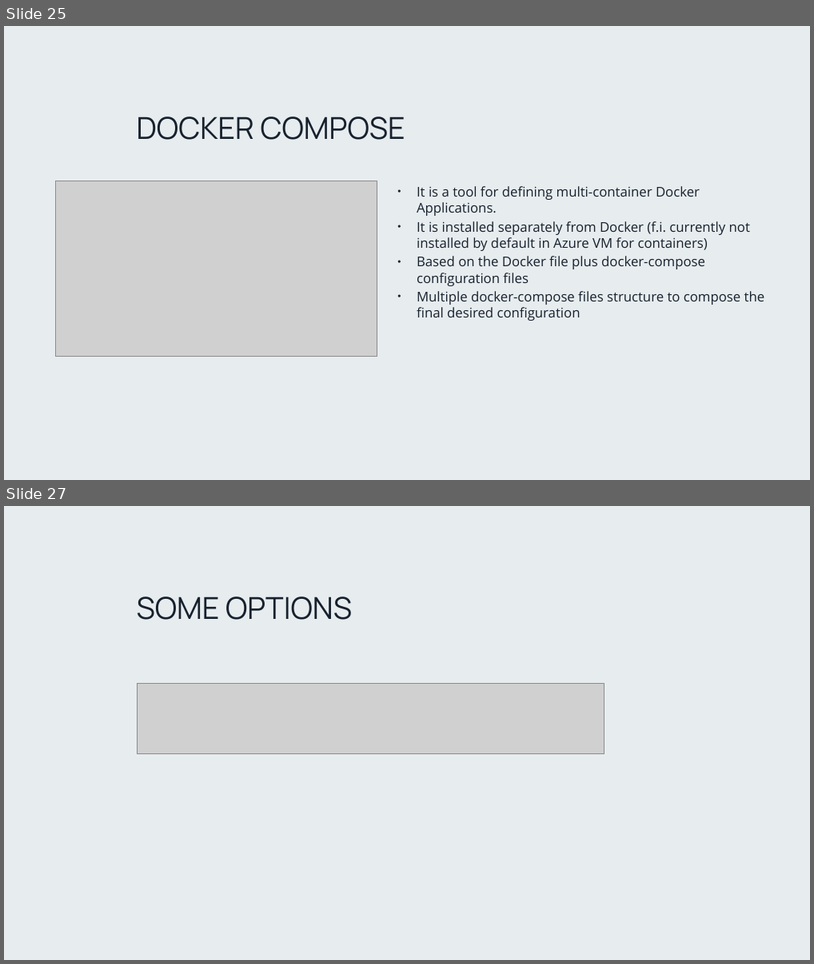
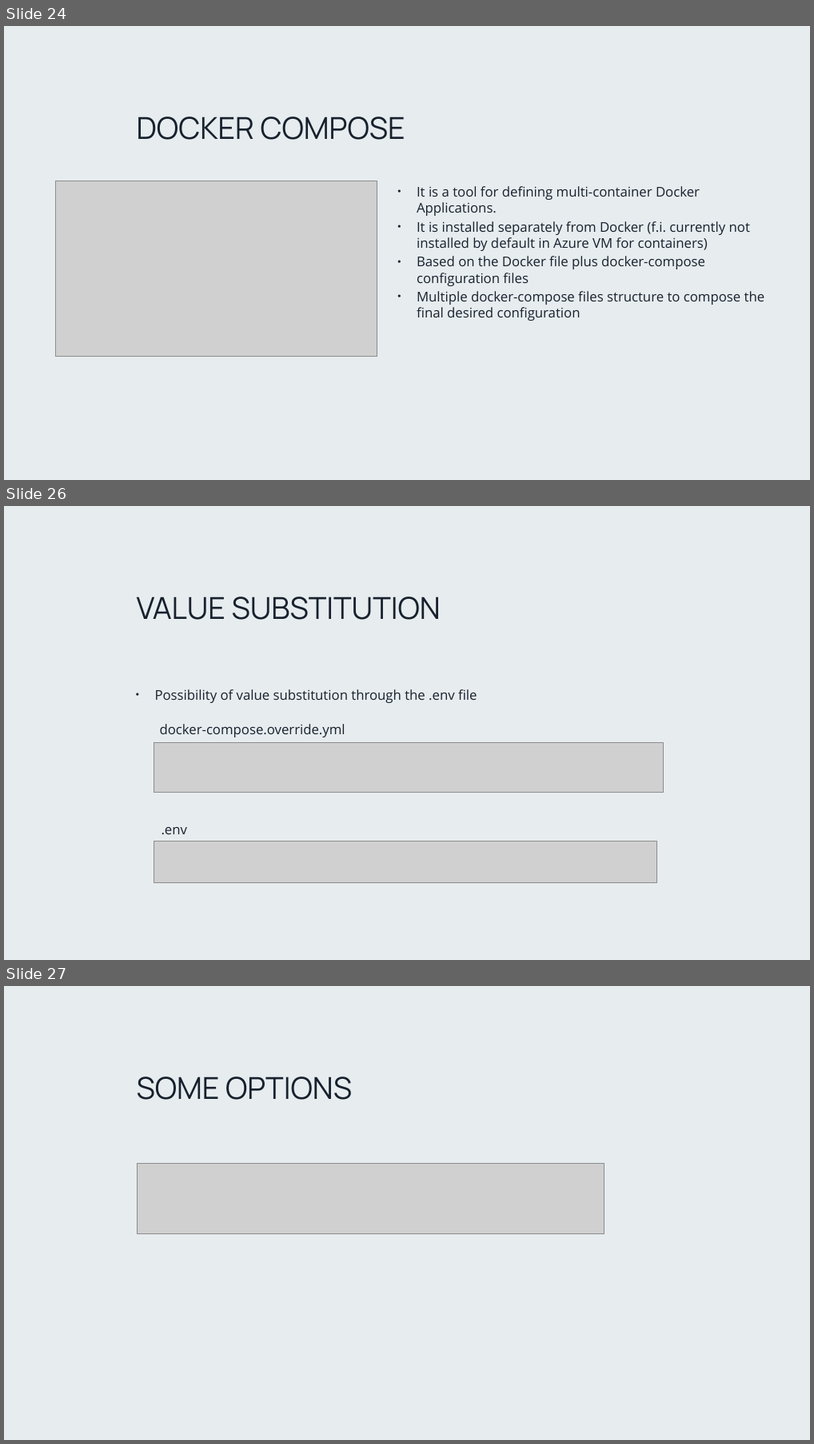
Before and after one commit to PlainConcepts/NetCore-Docker-Workshop, a slide deck: Docu/Microservices_day_1.pptx. Shown one above the other, each under a label of ours: slides 25 and 27 before the commit, slides 24, 26 and 27 after it; the slides between them are not shown. The pictures are 814x964 and 814x1444 pixels, drawn with LibreOffice and Linux fonts; fonts in the diff are those of the drawing; grey boxes stand for pictures; background and template pictures are left out. Boxes give left, top, right and bottom in pixels: in the first picture for what was removed or moved away, otherwise in the second. Text is boxed around its words. In the diff, an @@ line names an element or a change of style, - is before the commit and + after.

```diff
--- a/Docu/Microservices_day_1.pptx
+++ b/Docu/Microservices_day_1.pptx
@@ slide 26 added at box(4, 506, 810, 960), background picture (left out) @@
@@ title added at box(137, 596, 441, 620), 36 pt, text #17212D @@
+VALUE SUBSTITUTION
@@ text added at box(155, 689, 478, 703), 16 pt, text #17212D @@
+• Possibility of value substitution through the .env file
@@ picture added at box(154, 743, 664, 792) @@
@@ text added at box(160, 724, 346, 737), 16 pt, text #17212D @@
+docker-compose.override.yml
@@ picture added at box(154, 841, 658, 883) @@
@@ text added at box(162, 827, 188, 834), 16 pt, text #17212D @@
+.env
@@ what was slide 25 is now slide 24 @@
```
Also in this commit, not shown: 4 slides changed, 1 slide removed, 1 other file.
